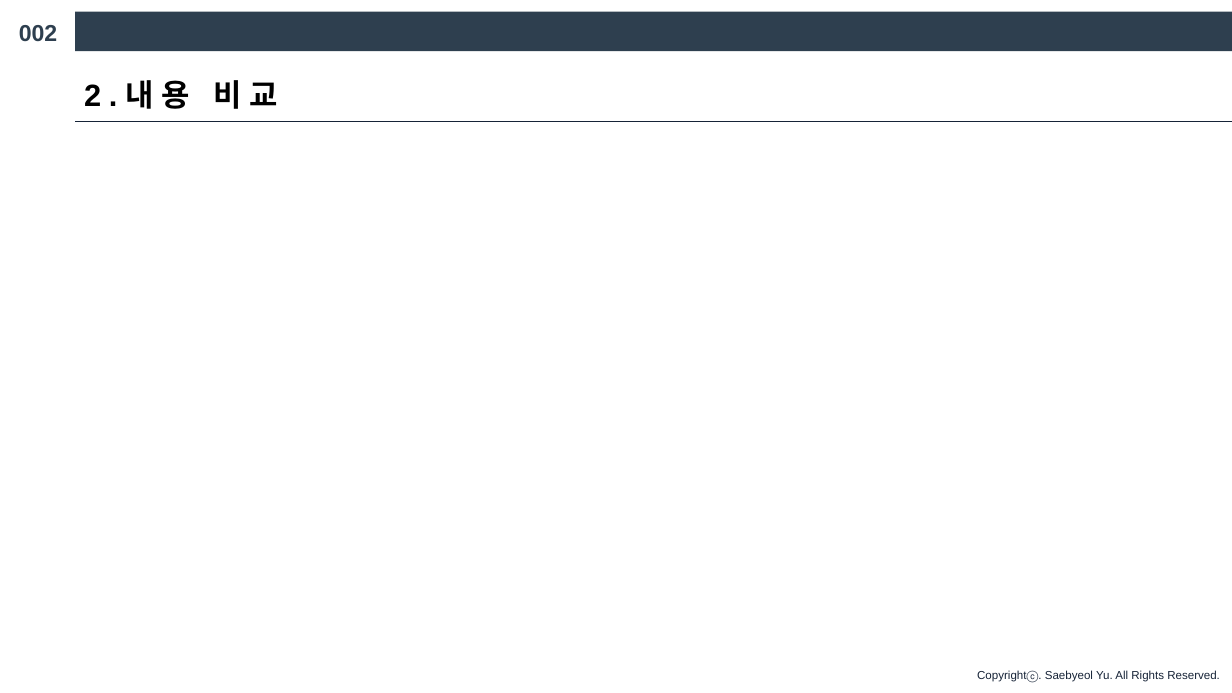
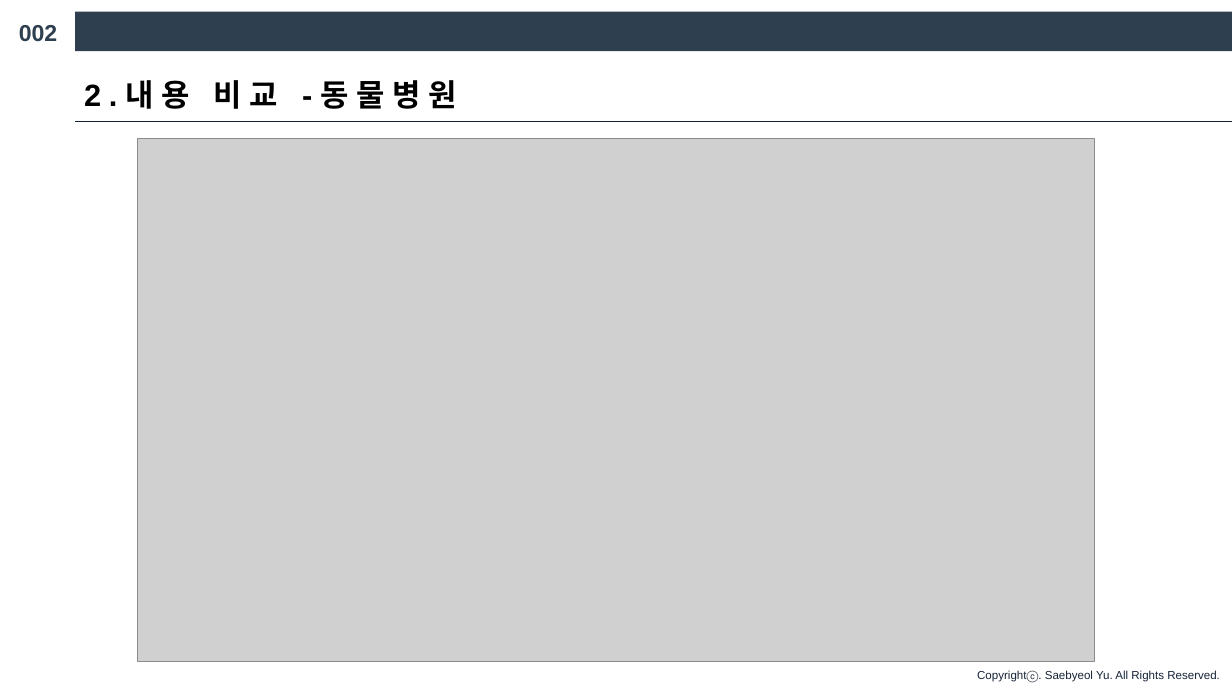
Before and after one commit to hnubigdata1/project_1, a slide deck: slide 7 of 1조.R 팀프로젝트.pptx (slide 5 before the commit). Drawn at 1232x693 pixels with LibreOffice and Linux fonts; fonts in the diff are those of the drawing; grey boxes stand for pictures. Boxes give left, top, right and bottom in pixels: in the first picture for what was removed or moved away, otherwise in the second. Text is boxed around its words. In the diff, an @@ line names an element or a change of style, - is before the commit and + after.

```diff
--- a/1조.R 팀프로젝트.pptx
+++ b/1조.R 팀프로젝트.pptx
@@ text at [84, 80, 456, 109]: text changed @@
-2.내용 비교
+2.내용 비교 -동물병원
@@ picture added at [138, 139, 1094, 662] @@
```
Also in this commit, not shown: 4 other slides changed, 1 slide added.
